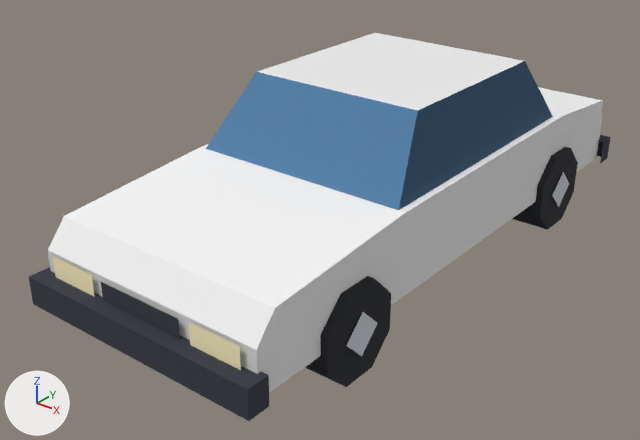
An edit to the glTF model client/public/assets/models/prop_car_sedan.glb, drawn before and after from the same camera.
Rendered twice from a 50 mm lens placed at (3.52, -4.97, 3.21), pointed at (-0.16, -0.38, 0.36). Arrows for +X, +Y and +Z are at lower left; the lights stay in place. The older version comes first. Vertices at exactly the same position are counted once.

In view in the first picture: 'prop_car_sedan'.
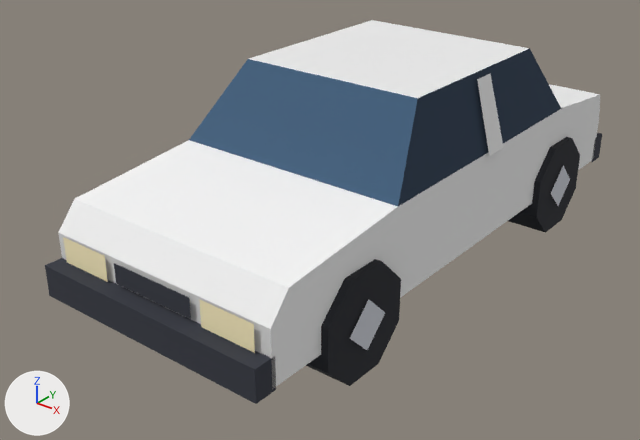
What differs and where, as boxes (x1, y1, x2, y2) in the pictures (640 x 440 px; the box of a moved part takes in the faces that stretch with it):
'prop_car_sedan', reshaped: before (29, 33, 611, 421); after (45, 20, 602, 404)
part 1 of me_prop_car_sedan, moved or reshaped: before (29, 267, 269, 421); after (45, 258, 276, 404)
part 2 of me_prop_car_sedan, moved or reshaped: before (597, 135, 611, 163); after (592, 133, 602, 162)
part 3 of me_prop_car_sedan, moved or reshaped: before (53, 257, 95, 297); after (63, 237, 108, 282)
part 4 of me_prop_car_sedan, moved or reshaped: before (188, 322, 241, 370); after (199, 299, 255, 353)
part 5 of me_prop_car_sedan, moved or reshaped: before (101, 282, 180, 339); after (114, 263, 191, 319)
part 6 of me_prop_car_sedan, added: after (306, 259, 401, 386)
part 7 of me_prop_car_sedan, added: after (508, 137, 580, 233)
part 8 of me_prop_car_sedan, rebuilt: before (48, 87, 603, 393); after (58, 20, 600, 388)
part 9 of me_prop_car_sedan, rebuilt (18% wider, 14% taller): before (553, 172, 569, 207); after (551, 166, 570, 206)
part 10 of me_prop_car_sedan, rebuilt (16% wider, 16% taller): before (347, 312, 377, 356); after (350, 299, 385, 350)
part 11 of me_prop_car_sedan, built on: before (206, 33, 578, 387); after (477, 73, 504, 156)

The change, as a list of edits to the scene's bpy script:
```text
Change me_prop_car_sedan:
    used by ob_prop_car_sedan; location = (0.0, 0.0, 0.0)
    remove me_prop_car_sedan.from_pydata(...)  # 108 vertices, 126 faces; spans x -0.94..0.94, y -2.33..2.33, z 0.0..1.4
    add me_prop_car_sedan.from_pydata(...)  # 114 vertices, 128 faces; spans x -0.95..0.95, y -2.23..2.23, z 0.0..1.5
    me_prop_car_sedan part 1: the loose piece of 8 vertices spanning x -0.93..0.93, y -2.33..-2.17, z 0.27..0.47 is scaled about its middle by (0.957, 1, 1.1), then moved by (0.0, 0.1, 0.04)
    me_prop_car_sedan part 2: the loose piece of 8 vertices spanning x -0.93..0.93, y 2.17..2.33, z 0.27..0.47 is scaled about its middle by (0.957, 1, 1.1), then moved by (0.0, -0.1, 0.04)
    me_prop_car_sedan part 3: the loose piece of 4 vertices spanning x -0.79..-0.41, y -2.23, z 0.46..0.62 is moved by (0.0, 0.1, 0.08)
    me_prop_car_sedan part 4: the loose piece of 4 vertices spanning x 0.41..0.79, y -2.23, z 0.46..0.62 is moved by (0.0, 0.1, 0.08)
    me_prop_car_sedan part 5: the loose piece of 4 vertices spanning x -0.33..0.33, y -2.23, z 0.47..0.61 is moved by (0.0, 0.1, 0.08)
    me_prop_car_sedan part 6: a new loose piece, an 8-sided cylinder along x spanning x -0.94..0.94, y -1.68..-0.96, z 0.0..0.72, in mat_vcol
    me_prop_car_sedan part 7: a new loose piece, an 8-sided cylinder along x spanning x -0.94..0.94, y 0.94..1.66, z 0.0..0.72, in mat_vcol
    me_prop_car_sedan part 8: the loose piece of 16 vertices spanning x -0.88..0.88, y -2.2..2.2, z 0.3..0.92 is rebuilt with 22 vertices and now spans x -0.89..0.89, y -2.1..2.1, z 0.32..1.5
    me_prop_car_sedan part 9: the loose piece of 4 vertices spanning x 0.94, y 1.18..1.5, z 0.16..0.47 is rebuilt with 4 vertices and now spans x 0.95, y 1.12..1.48, z 0.18..0.54
    me_prop_car_sedan part 10: the loose piece of 4 vertices spanning x 0.94, y -1.52..-1.2, z 0.16..0.47 is rebuilt with 4 vertices and now spans x 0.95, y -1.5..-1.14, z 0.18..0.54
    me_prop_car_sedan part 11
    40 vertices are removed from x -0.93..0.93, y -1.67..1.65, z 0.0..1.4
    66 faces are deleted
    8 vertices are added at x -0.92..0.92, y 0.1..0.34, z 0.98..1.47
    4 new faces join them
    other edits to the shape of me_prop_car_sedan do not show in these pictures
```
